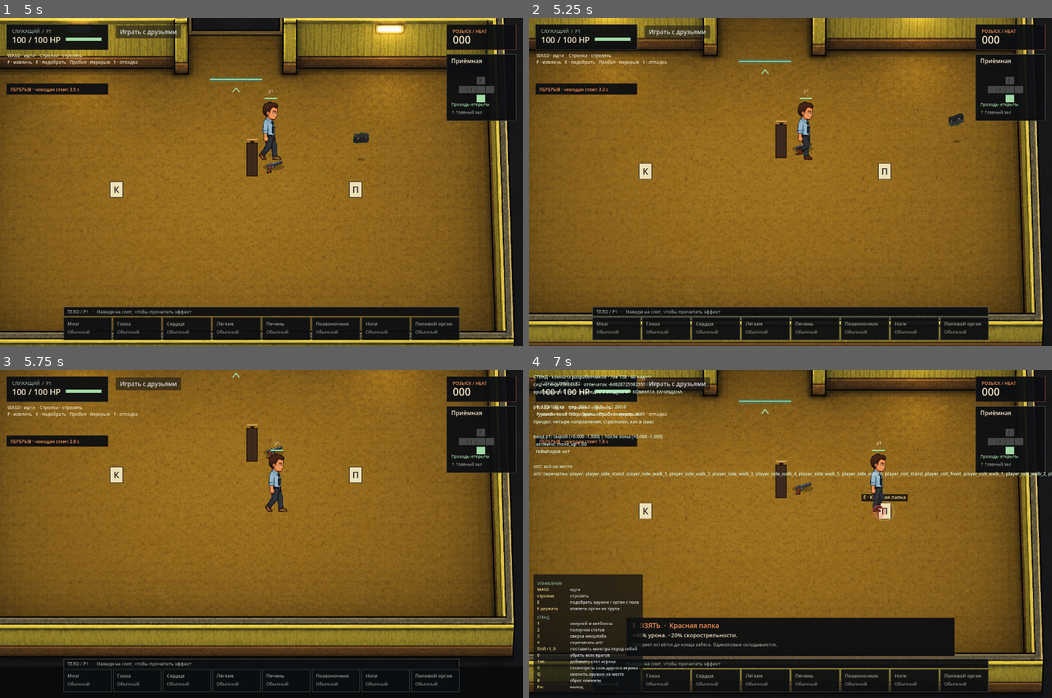
Above: before the commit, frames 1-4 (two rows, left to right).
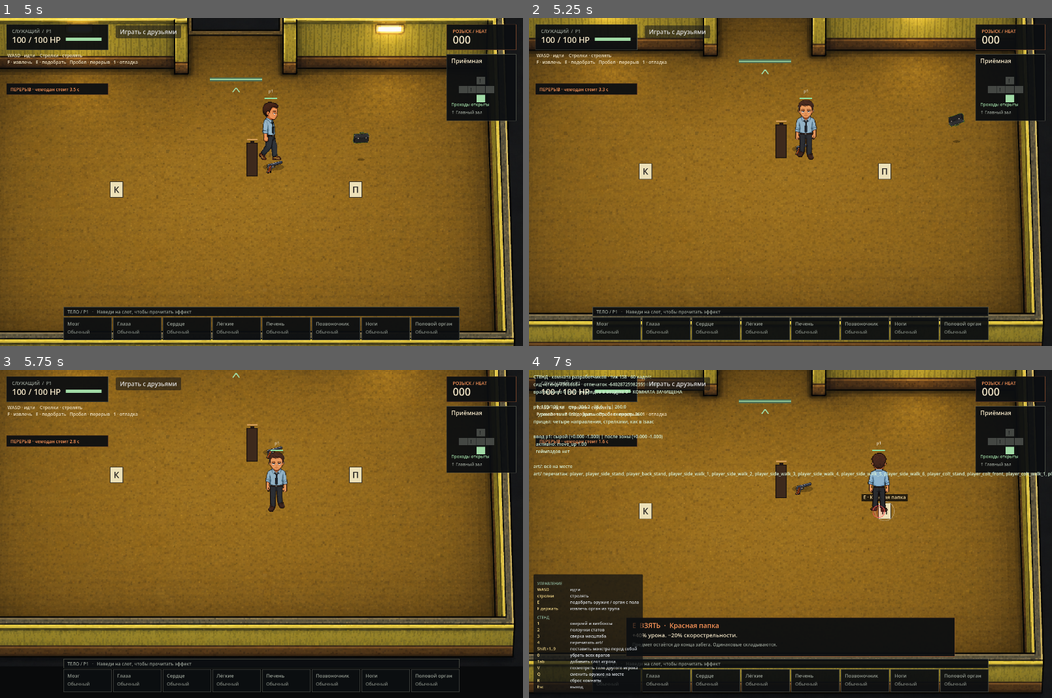
Above: after the commit, the same moments.

Repository: e2or28/lomka
Game: Godot game, scene res://game/dev_sandbox.tscn
The game is run twice, just before and just after one commit, with the same random seed, the same clock (stepped at 60 frames per second) and the same inputs.
Inputs (mouse positions are in pixels of both pictures, inside the frame that each line leads up to):
- Up to frame 1 (5 s): click "Играть с друзьями" at 0.5 s; click "Играть с друзьями" at 1.25 s; click "Создать комнату" at 2 s; click "Подключиться" at 2.75 s; click "Вернуться в игру" at 3.5 s; tap Enter at 4.25 s; move the mouse to (376, 165) at 4.27 s; hold D from 4.28 s (still down); tap R at 4.35 s; click (376, 165) at 4.42 s; tap Space at 4.52 s
- Up to frame 2 (5.25 s): move the mouse to (685, 198) at 5.02 s; release D at 5.03 s; hold S from 5.03 s (still down); tap 4 at 5.1 s
- Up to frame 3 (5.75 s): keep holding S; tap Space at 5.27 s
- Up to frame 4 (7 s): move the mouse to (842, 461) at 5.77 s; release S at 5.78 s; hold D 5.78-6.53 s; tap 1 at 5.85 s; move the mouse to (764, 599) at 6.52 s; hold W from 6.53 s (still down); tap 9 at 6.6 s; click (764, 599) at 6.67 s; tap Space at 6.77 s

Frame 1 is identical in both runs. In frame 2, 0.4% of the frame differs, in the area x 50-56%, y 24-44%; in frame 3, 0.4%; in frame 4, 0.9%, in the area x 21-100%, y 25-44%.

Commit message:
Шаг вверх и вниз перестал быть боком
Ходьба была профильной в любую сторону: идя вверх, герой ехал боком, и на
верхних выходах это читалось как ошибка управления, а не как рисунок.
Теперь вертикальный шаг берёт свой силуэт — анфасную стойку вниз и спину
вверх, — а ноги, руки и корпус гнутся кодом из одного кадра. Отдельных
кадров вертикальной ходьбы Саша не рисовала и не должна: набор остаётся
тем же, что был.

Опорная стопа держится на полу, свободная сгибается выше лодыжки, и ноги
живут на двух независимых полухолстах — иначе сетка натягивала бы
треугольник от одной стопы к другой прямо по воздуху между ними.

Спина держится и на остановке: шагнув вверх, герой не оборачивается к
зрителю без причины. Анфасный покой и любая стрельба, наоборот, отданы
прежней позе — у покоя свои кадры с оружием в руке, а у стрельбы с этой
позой согласована точка выпуска снаряда, и трогать её значит разводить
ствол с траекторией.

art/player_back_stand.png в набор положил не художник: это вид со спины,
собранный из анфаса, и он ждёт слова Саши.

Co-Authored-By: Claude Opus 5 <noreply@anthropic.com>

Diff:
--- a/game/dev_sandbox.gd
+++ b/game/dev_sandbox.gd
@@ -28,7 +28,7 @@
 
 ## Нет файла в art/ — рисуется заглушка. Положи PNG с таким именем, нажми 4.
 const SPRITES: Array[String] = [
-	"player", "player_side_stand",
+	"player", "player_side_stand", "player_back_stand",
 	"player_side_walk_1", "player_side_walk_2", "player_side_walk_3",
 	"player_side_walk_4", "player_side_walk_5", "player_side_walk_6",
 	"player_colt_stand", "player_colt_front",
--- /dev/null
+++ b/game/vertical_gait.gd
@@ -0,0 +1,129 @@
+extends RefCounted
+## Две вертикальные походки используют собственный анфасный/задний силуэт.
+## Стопа опорной ноги остаётся на полу; свободная нога сгибается в колене.
+## Фаза приходит от пройденного пути. Модуль ничего не меняет в симуляции.
+
+const CharacterPose = preload("res://game/character_pose.gd")
+const ROOT := Vector2(64, 174)
+const SIZE := Vector2(128, 192)
+const FRONT := "player"
+const BACK := "player_back_stand"
+const WAIST := 110.0
+
+var _points := PackedVector2Array()
+var _uv := PackedVector2Array()
+var _indices := PackedInt32Array()
+var _meshes: Dictionary = {}
+
+
+## Возвращает прежний разворот в покое, чтобы после шага вверх не прыгать
+## обратно в анфас. Активная стрельба возвращает управление штатной позе:
+## её хват и точка выпуска уже согласованы с баллистикой.
+static func facing(velocity: Vector2, aim: Vector2, previous: String = "") -> String:
+	if aim != Vector2.ZERO:
+		return ""
+	if velocity.length() < CharacterPose.WALK_THRESHOLD:
+		return previous
+	if absf(velocity.x) >= absf(velocity.y):
+		return ""
+	return BACK if velocity.y < 0 else FRONT
+
+
+static func step_lift(phase: float, left: bool) -> float:
+	var swing := sin(phase + (0.0 if left else PI))
+	return pow(maxf(0.0, swing), 1.2) * 9.0
+
+
+## Деформация непрерывна на поясе и плечах; ботинок двигается целиком,
+## сгибание сосредоточено выше лодыжки. Разные ноги никогда не делят вершины.
+static func point(source: Vector2, phase: float, moving: bool, back: bool) -> Vector2:
+	if not moving:
+		return source
+	var p := source
+	var sway := sin(phase) * 0.6
+	var bob := -absf(sin(phase * 2.0)) * 1.4
+	if source.y >= WAIST:
+		var leg := smoothstep(WAIST, 161.0, source.y)
+		var lift := step_lift(phase, source.x < ROOT.x)
+		p.y += lerpf(bob, -lift, leg)
+		p.x += sway * (1.0 - leg)
+		# При подъёме колено чуть сходится внутрь, стопа не скользит вбок.
+		p.x += sin(leg * PI) * lift * (0.13 if source.x < ROOT.x else -0.13)
+	else:
+		p += Vector2(sway, bob)
+	# Руки идут против ног. У предплечья амплитуда больше, у плеча ноль.
+	var arm := smoothstep(69.0, 99.0, source.y)
+	var outer := smoothstep(15.0, 21.0, absf(source.x - ROOT.x))
+	var end := 1.0 - smoothstep(119.0, 124.0, source.y)
+	var side := 1.0 if source.x < ROOT.x else -1.0
+	var swing := sin(phase) * side * (-1.0 if back else 1.0)
+	p.y += swing * 3.5 * arm * outer * end
+	p.x += absf(swing) * side * -0.9 * arm * outer * end
+	return p
+
+
+static func hand(phase: float, moving: bool, back: bool) -> Vector2:
+	return point(Vector2(85, 113), phase, moving, back)
+
+
+## at — точка пола, frame — FRONT/BACK. Оружие висит за настоящий хват.
+## Для стрельбы вызывающий код использует прежнюю _player_pose/_draw_weapon.
+func draw(view: Node2D, textures: Dictionary, actor_id: int, at: Vector2,
+		tint: Color, frame: String, phase: float, moving: bool,
+		weapon: String = "") -> bool:
+	var texture: Texture2D = textures.get(frame)
+	if texture == null or frame not in [FRONT, BACK]:
+		return false
+	_prepare()
+	var vertices := PackedVector3Array()
+	for source in _points:
+		var p := point(source, phase, moving, frame == BACK)
+		vertices.append(Vector3(p.x, p.y, 0))
+	var arrays := []
+	arrays.resize(Mesh.ARRAY_MAX)
+	arrays[Mesh.ARRAY_VERTEX] = vertices
+	arrays[Mesh.ARRAY_TEX_UV] = _uv
+	arrays[Mesh.ARRAY_INDEX] = _indices
+	var mesh := ArrayMesh.new()
+	mesh.add_surface_from_arrays(Mesh.PRIMITIVE_TRIANGLES, arrays)
+	_meshes[actor_id] = mesh
+	view.draw_set_transform(at - ROOT)
+	view.draw_mesh(mesh, texture, Transform2D.IDENTITY, tint)
+	var held: Texture2D = textures.get(weapon)
+	if held != null:
+		var grip := CharacterPose.weapon_offset(weapon, held.get_size(), false)
+		var angle := PI * 0.5 if weapon == "colt" else 0.0
+		var palm := hand(phase, moving, frame == BACK)
+		view.draw_set_transform(at - ROOT + palm, angle)
+		view.draw_texture(held, -grip, tint)
+		# Пальцы остаются поверх ручки, а не прячутся за оружием.
+		view.draw_set_transform(at - ROOT + palm - Vector2(85, 113))
+		var fingers := Rect2(83, 113, 4, 4)
+		view.draw_texture_rect_region(texture, fingers, fingers, tint)
+	view.draw_set_transform(Vector2.ZERO)
+	return true
+
+
+func clear() -> void:
+	_meshes.clear()
+
+
+func _prepare() -> void:
+	if not _points.is_empty():
+		return
+	# Два независимых полухолста: на пустом промежутке между ногами нет
+	# растягивающегося треугольника от одной стопы к другой.
+	for half in 2:
+		var start := _points.size()
+		var columns := 33
+		var rows := 97
+		for y in rows:
+			for x in columns:
+				var p := Vector2(half * 64 + x * 2, y * 2)
+				_points.append(p)
+				_uv.append(p / SIZE)
+		for y in rows - 1:
+			for x in columns - 1:
+				var i := start + y * columns + x
+				_indices.append_array(PackedInt32Array([i, i + 1, i + columns,
+					i + 1, i + columns + 1, i + columns]))
--- a/game/world_view.gd
+++ b/game/world_view.gd
@@ -24,6 +24,7 @@
 const TankArt = preload("res://game/tank_art.gd")
 const OilBaronArt = preload("res://game/oil_baron_art.gd")
 const GuardArt = preload("res://game/guard_art.gd")
+const VerticalGait = preload("res://game/vertical_gait.gd")
 const Hitboxes = preload("res://sim/hitboxes.gd")
 const Arsenal = preload("res://sim/arsenal.gd")
 const OrganArt = preload("res://game/organ_art.gd")
@@ -81,6 +82,7 @@
 ## решается только для стойки. Одним значением это не выразить — при
 ## развороте к зрителю пришлось бы забыть, каким боком он шёл.
 var standing_front: Dictionary = {}
+var vertical_facing: Dictionary = {}
 
 ## Ставится стендом: симуляция про представление не знает.
 var firing: Dictionary = {}
@@ -94,6 +96,7 @@
 var _arms := CharacterArms.new()
 var _tank_art := TankArt.new()
 var _oil_art := OilBaronArt.new()
+var _gait := VerticalGait.new()
 var feedback := CombatFeedback.new()
 var _animation_room := ""
 
@@ -139,9 +142,11 @@
 	stride_phase.clear()
 	facing.clear()
 	standing_front.clear()
+	vertical_facing.clear()
 	projectile_age.clear()
 	_arms.clear()
 	_tank_art.clear()
+	_gait.clear()
 	feedback.clear()
 
 
@@ -459,6 +464,36 @@
 	return {"frame": chosen, "gait": gait, "side": side, "motion": motion, "aim": aim, "weapon": weapon, "actor_id": actor.id}
 
 
+## Кадр вертикальной ходьбы или "" — тогда рисует прежняя профильная поза.
+func vertical_frame(actor: Actor, aim: Vector2) -> String:
+	var previous := String(vertical_facing.get(actor.id, ""))
+	var frame := VerticalGait.facing(actor.velocity, aim, previous)
+	vertical_facing[actor.id] = frame
+	if textures.get(frame) == null:
+		return ""
+	# Анфасный покой остаётся за штатной позой: у него свои кадры с оружием
+	# в руке, а вид со спины без походки рисовать больше нечем.
+	if frame == VerticalGait.FRONT and not CharacterPose.use_walk_frames(actor.velocity.length()):
+		return ""
+	return frame
+
+
+## Смотрящий в спину видит позвоночник поверх тела, смотрящий в лицо —
+## сердце: орган остаётся с той стороны, с которой на героя смотрят.
+func _draw_vertical(actor: Actor, canvas: Vector2, tint: Color, pose: Dictionary,
+		organs: Dictionary, frame: String) -> bool:
+	var back := frame == VerticalGait.BACK
+	if not back:
+		OrganArt.draw_body(self, textures, organs, canvas, 0, tint, breath, true)
+	var phase: float = stride_phase.get(actor.id, 0.0)
+	var moving := CharacterPose.use_walk_frames(actor.velocity.length())
+	if not _gait.draw(self, textures, actor.id, canvas + PLAYER_ROOT, tint, frame,
+			phase, moving, pose.weapon):
+		return false
+	OrganArt.draw_body(self, textures, organs, canvas, 0, tint, breath, back)
+	return true
+
+
 func _draw_player(actor: Actor, at: Vector2, tint: Color) -> bool:
 	var pose := _player_pose(actor)
 	if pose.is_empty():
@@ -466,6 +501,9 @@
 	var side: int = pose.side
 	var canvas := at - PLAYER_ROOT + CharacterPose.idle_bob(actor.velocity.length(), breath)
 	var organs: Dictionary = state.slots[actor.slot].organs if actor.slot >= 0 else {}
+	var vertical := vertical_frame(actor, pose.aim)
+	if vertical != "":
+		return _draw_vertical(actor, canvas, tint, pose, organs, vertical)
 	OrganArt.draw_body(self, textures, organs, canvas, side, tint, breath, true)
 	var body_transform := Transform2D(0.0, canvas)
 	if side < 0:
--- /dev/null
+++ b/tests/test_vertical_gait.gd
@@ -0,0 +1,71 @@
+extends "res://tests/framework/test_case.gd"
+## Класс: поведение. Вертикальная походка и её выбор в живом виде.
+
+const Gait = preload("res://game/vertical_gait.gd")
+const View = preload("res://game/world_view.gd")
+const Arena = preload("res://tests/framework/arena.gd")
+const Art = preload("res://game/art_library.gd")
+
+func title() -> String:
+	return "вертикальная ходьба героя"
+
+func _test_direction_and_firing_override() -> bool:
+	eq(Gait.facing(Vector2(0, 260), Vector2.ZERO), Gait.FRONT, "вниз нужен анфас")
+	eq(Gait.facing(Vector2(0, -260), Vector2.ZERO), Gait.BACK, "вверх нужна спина")
+	eq(Gait.facing(Vector2(260, 30), Vector2.ZERO), "", "вбок нужен прежний профиль")
+	eq(Gait.facing(Vector2.ZERO, Vector2.ZERO, Gait.BACK), Gait.BACK, "остановка не разворачивает спину")
+	for aim in [Vector2.LEFT, Vector2.RIGHT, Vector2.UP, Vector2.DOWN]:
+		eq(Gait.facing(Vector2(0, 260), aim), "", "стрельба должна сохранить точку выпуска")
+	return true
+
+func _test_support_foot_and_cycle() -> bool:
+	for index in 32:
+		var phase := TAU * index / 32.0
+		var left := Gait.point(Vector2(53, 174), phase, true, false)
+		var right := Gait.point(Vector2(75, 174), phase, true, false)
+		almost_eq(maxf(left.y, right.y), 174.0, "обе ноги оторвались от пола")
+		check(minf(left.y, right.y) >= 165.0, "слишком большой подъём колена")
+		almost_eq(left.x, 53.0, "опорная стопа скользит вбок")
+		almost_eq(right.x, 75.0, "опорная стопа скользит вбок")
+		var wrapped := Gait.point(Vector2(53, 174), phase + TAU, true, false)
+		check(left.distance_to(wrapped) < 0.001, "стык цикла заметен")
+	return true
+
+func _test_swing_changes_feet_without_idle_motion() -> bool:
+	check(Gait.step_lift(PI / 2, true) > 8, "левая нога не поднимается")
+	almost_eq(Gait.step_lift(PI / 2, false), 0, "правая нога не опорная")
+	check(Gait.step_lift(PI * 1.5, false) > 8, "правая нога не поднимается")
+	for p in [Vector2(52, 174), Vector2(76, 174), Vector2(64, 20), Vector2(85, 113)]:
+		eq(Gait.point(p, 1.0, false, true), p, "в покое продолжается шаг")
+	return true
+
+func _test_back_art_has_canvas_and_floor() -> bool:
+	var image := Image.load_from_file("res://art/player_back_stand.png")
+	check(image != null, "задний вид не сохранён в проекте")
+	if image == null: return false
+	eq(image.get_size(), Vector2i(128, 192), "холст заднего вида отличается")
+	var bounds := image.get_used_rect()
+	eq(bounds.end.y, 175, "задние ботинки не стоят на y=174")
+	return true
+
+
+func _test_view_picks_frame_and_returns_it_to_the_profile() -> bool:
+	var view := View.new()
+	var art := Art.new()
+	for name in [Gait.FRONT, Gait.BACK, "player_side_stand", "player_colt_walk_4"]:
+		view.textures[name] = art.get_texture(name)
+	view.state = Arena.solo("vertical-art")
+	var player := view.state.actor_of_slot(0)
+	player.velocity = Vector2(0, -260)
+	eq(view.vertical_frame(player, Vector2.ZERO), Gait.BACK, "шаг вверх не показал спину")
+	player.velocity = Vector2.ZERO
+	eq(view.vertical_frame(player, Vector2.ZERO), Gait.BACK, "остановка развернула спину")
+	eq(view.vertical_frame(player, Vector2.UP), "", "стрельба не вернула штатную позу")
+	player.velocity = Vector2(260, 0)
+	eq(view.vertical_frame(player, Vector2.ZERO), "", "шаг вбок перестал быть профилем")
+	player.velocity = Vector2(0, 260)
+	eq(view.vertical_frame(player, Vector2.ZERO), Gait.FRONT, "шаг вниз не показал анфас")
+	player.velocity = Vector2.ZERO
+	eq(view.vertical_frame(player, Vector2.ZERO), "", "анфасный покой отобран у штатной позы")
+	view.free()
+	return true
--- /dev/null
+++ b/tools/preview_vertical_gait.gd
@@ -0,0 +1,46 @@
+extends SceneTree
+## Godot --path . --script res://tools/preview_vertical_gait.gd [-- --frames]
+const Gait = preload("res://game/vertical_gait.gd")
+const ArtLibrary = preload("res://game/art_library.gd")
+
+class Gallery extends Node2D:
+	var gait := Gait.new()
+	var textures := {}
+	var animated := false
+	var phase := 0.0
+	func _draw() -> void:
+		for row in 4:
+			for col in (1 if animated else 8):
+				var at := Vector2(70 + col * 118, 180 + row * 204)
+				if animated: at = Vector2(90 + (row % 2) * 180, 180 + (row / 2) * 205)
+				draw_line(at + Vector2(-45, 0), at + Vector2(45, 0), Color(0.5, 0.6, 0.7, 0.4))
+				var frame := Gait.FRONT if row < 2 else Gait.BACK
+				var weapon := "suitcase" if row % 2 == 0 else "colt"
+				gait.draw(self, textures, row * 8 + col, at, Color.WHITE, frame,
+					phase if animated else col * TAU / 8, true, weapon)
+				draw_string(ThemeDB.fallback_font, at + Vector2(-35, 18),
+					("FRONT" if row < 2 else "BACK") + " " + weapon, HORIZONTAL_ALIGNMENT_LEFT, -1, 10)
+
+var gallery: Gallery
+func _initialize() -> void:
+	root.size = Vector2i(950, 830)
+	gallery = Gallery.new()
+	gallery.animated = "--frames" in OS.get_cmdline_user_args()
+	if gallery.animated: root.size = Vector2i(360, 410)
+	gallery.texture_filter = CanvasItem.TEXTURE_FILTER_NEAREST
+	var library := ArtLibrary.new()
+	for name in [Gait.FRONT, Gait.BACK, "colt", "suitcase"]:
+		gallery.textures[name] = library.get_texture(name)
+	root.add_child(gallery)
+	capture.call_deferred()
+
+func capture() -> void:
+	DirAccess.make_dir_recursive_absolute("res://.cache/vertical-frames")
+	for i in (48 if gallery.animated else 1):
+		gallery.phase = i * TAU / 24.0
+		gallery.queue_redraw()
+		await RenderingServer.frame_post_draw
+		var path := "res://.cache/vertical-frames/%03d.png" % i if gallery.animated else "res://.cache/vertical-gait-preview.png"
+		root.get_texture().get_image().save_png(path)
+	print("Vertical gait preview captured")
+	quit()
Binary file added: art/player_back_stand.png
Not shown, changed: CLAUDE.md
Not shown, changed: docs/superpowers/plans/2026-09-10-animation-pairs.md
